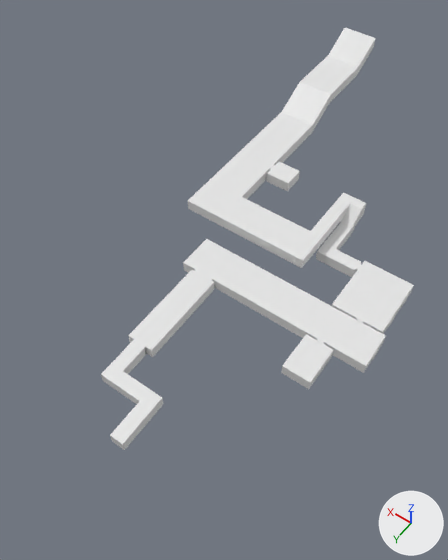
One commit to the Blender file GradJam/Assets/Models/whitebox.blend: the scene before it, then after it.
Both versions are drawn from a camera (50 mm lens) standing at (-56.5, 36.9, 143.5) and looking at (7.4, -52.5, 2.9). Every picture has the same lights, and +X, +Y and +Z are marked at lower right.

The scene before the commit, as lines of its bpy script (objects in view):
```python
me_cube_018 = bpy.data.meshes.new('Cube.018')
me_cube_018.from_pydata(...)  # 8 vertices, 2 faces; spans x -24.0..0.5, y 1.0, z 0.0..1.8
me_cube_047 = bpy.data.meshes.new('Cube.047')
me_cube_047.from_pydata(...)  # 10 vertices, 4 faces; spans x -5.9..6.7, y -11.0..0.0, z 0.0..9.5
me_cube_054 = bpy.data.meshes.new('Cube.054')
me_cube_054.from_pydata(...)  # 4 vertices, 1 face; spans x -5.9..6.7, y -31.0..-11.0, z 9.5
me_cube_055 = bpy.data.meshes.new('Cube.055')
me_cube_055.from_pydata(...)  # 10 vertices, 4 faces; spans x -5.9..6.7, y -11.0..0.0, z 0.0..9.5
me_cube_056 = bpy.data.meshes.new('Cube.056')
me_cube_056.from_pydata(...)  # 40 vertices, 3 faces; spans x -19.5..10.3, y -45.5..1.0, z 0.0
me_cube_057 = bpy.data.meshes.new('Cube.057')
me_cube_057.from_pydata(...)  # 28 vertices, 12 faces; spans x -2.0..43.2, y -30.0..24.0, z 7.0
me_cube_059 = bpy.data.meshes.new('Cube.059')
me_cube_059.from_pydata(...)  # 8 vertices, 1 face; spans x -11.6..-7.4, y -25.25..-19.0, z 0.0
ob_cube_016 = bpy.data.objects.new('Cube.016', me_cube_018)
ob_cube_016.location = (9.0, -52.5, 0.0)
ob_cube_016.scale = (2.0, 2.0, 2.0)
ob_cube_044 = bpy.data.objects.new('Cube.044', me_cube_057)
ob_cube_044.location = (-11.0, -92.0, 1.0)
ob_cube_051 = bpy.data.objects.new('Cube.051', me_cube_047)
ob_cube_051.location = (25.5, -122.0, 4.5)
ob_cube_053 = bpy.data.objects.new('Cube.053', me_cube_054)
ob_cube_053.location = (25.5, -122.0, 4.5)
ob_cube_054 = bpy.data.objects.new('Cube.054', me_cube_055)
ob_cube_054.location = (25.5, -153.0, 10.5)
ob_floor_001 = bpy.data.objects.new('Floor.001', me_cube_056)
ob_floor_001.location = (0.0, 0.0, 3.5)
ob_floor_001.scale = (2.0, 2.0, 2.0)
ob_floor_002 = bpy.data.objects.new('Floor.002', me_cube_059)
ob_floor_002.location = (-6.6, 0.0, 3.5)
ob_floor_002.scale = (2.0, 2.0, 2.0)
# also in view: 'Cube.045' at (11.6, -68.0, 6.3); 'Cube.049' at (15.4, -100.5, 6.3)
```
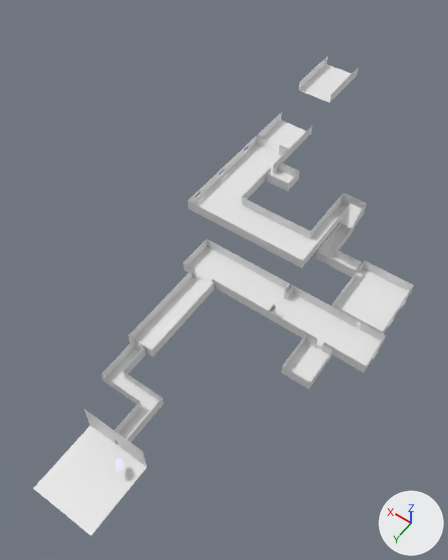
Location of each change, [x1, y1, x2, y2] in pixels of the pictures (448 x 560 px):
```json
{"object": "Floor.001", "change": "hidden", "before": [101, 223, 414, 444]}
{"object": "Cube.044", "change": "hidden", "before": [188, 112, 366, 260]}
{"object": "Plane.001", "change": "added", "after": [33, 426, 147, 535]}
{"object": "Floor.002", "change": "hidden", "before": [283, 334, 333, 383]}
{"object": "Cube.051", "change": "hidden", "before": [282, 82, 331, 132]}
{"object": "Cube.054", "change": "hidden", "before": [328, 28, 376, 74]}
{"object": "Cube.053", "change": "hidden", "before": [300, 56, 358, 94]}
{"object": "Floor", "change": "unchanged, uncovered by the edit", "after": [106, 231, 409, 447]}
{"object": "Cube.050", "change": "unchanged, uncovered by the edit", "after": [194, 120, 337, 260]}
{"object": "Cube.032", "change": "unchanged, uncovered by the edit", "before": [281, 343, 334, 389], "after": [281, 334, 334, 389]}
{"object": "Cube.007", "change": "unchanged, uncovered by the edit", "before": [124, 336, 153, 374], "after": [84, 336, 162, 467]}
```

The change, as JSON lines over the scene's bpy script:
```json
{"op": "add", "block": "me_plane", "code": ["me_plane = bpy.data.meshes.new('Plane')", "me_plane.from_pydata([(-0.481, -0.998, 0.0), (0.481, -0.998, 0.0), (-0.481, 0.016, 0.0), (0.481, 0.016, 0.0)], [], [(0, 1, 3, 2)])"]}
{"op": "add", "block": "ob_floor_001", "code": "ob_floor_001.hide_set(True)"}
{"op": "add", "block": "ob_cube_044", "code": "ob_cube_044.hide_set(True)"}
{"op": "add", "block": "ob_cube_051", "code": "ob_cube_051.hide_set(True)"}
{"op": "add", "block": "ob_cube_053", "code": "ob_cube_053.hide_set(True)"}
{"op": "add", "block": "ob_cube_054", "code": "ob_cube_054.hide_set(True)"}
{"op": "add", "block": "ob_floor_002", "code": "ob_floor_002.hide_set(True)"}
{"op": "add", "block": "ob_plane_001", "code": ["ob_plane_001 = bpy.data.objects.new('Plane.001', me_plane)", "ob_plane_001.location = (0.0, 21.0, 0.0)", "ob_plane_001.scale = (19.0, 19.0, 19.0)"]}
```
